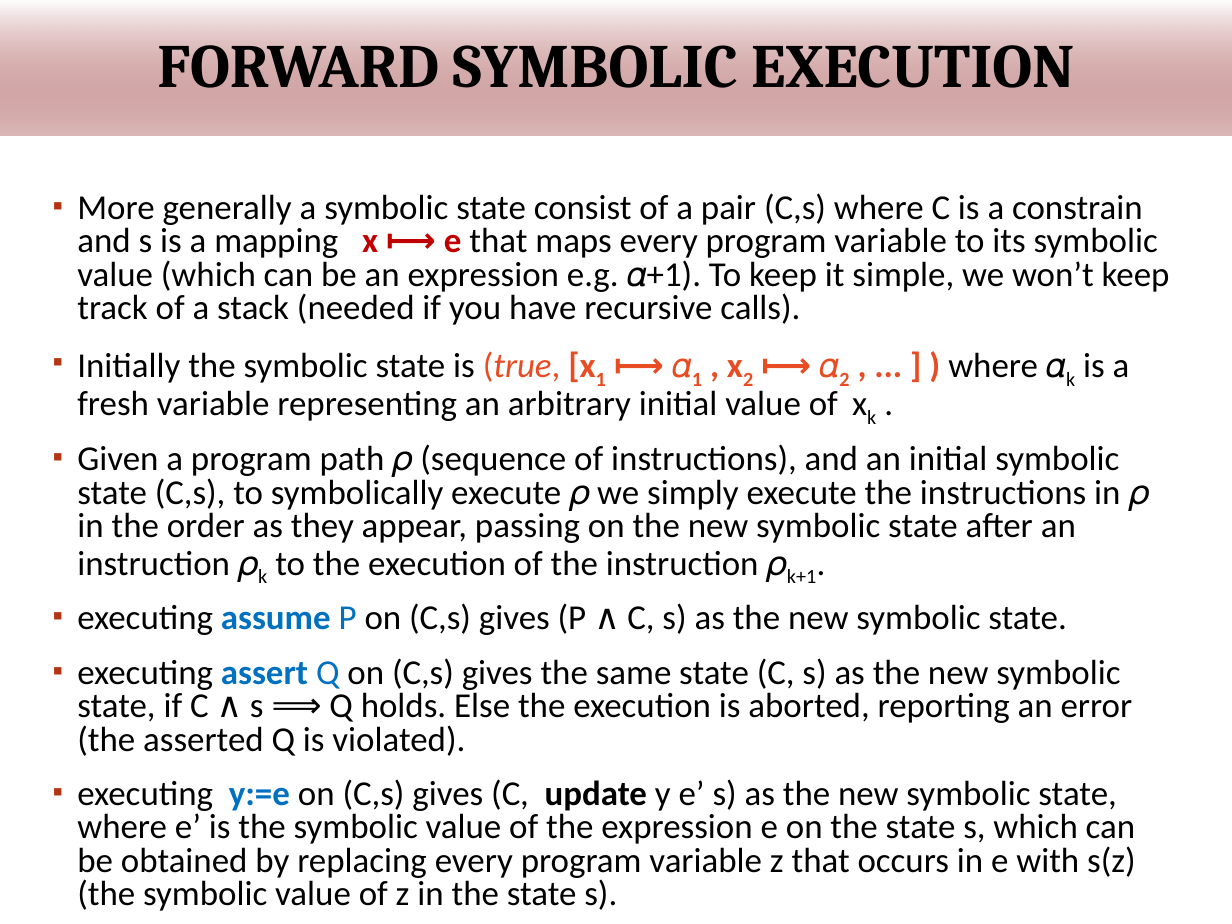
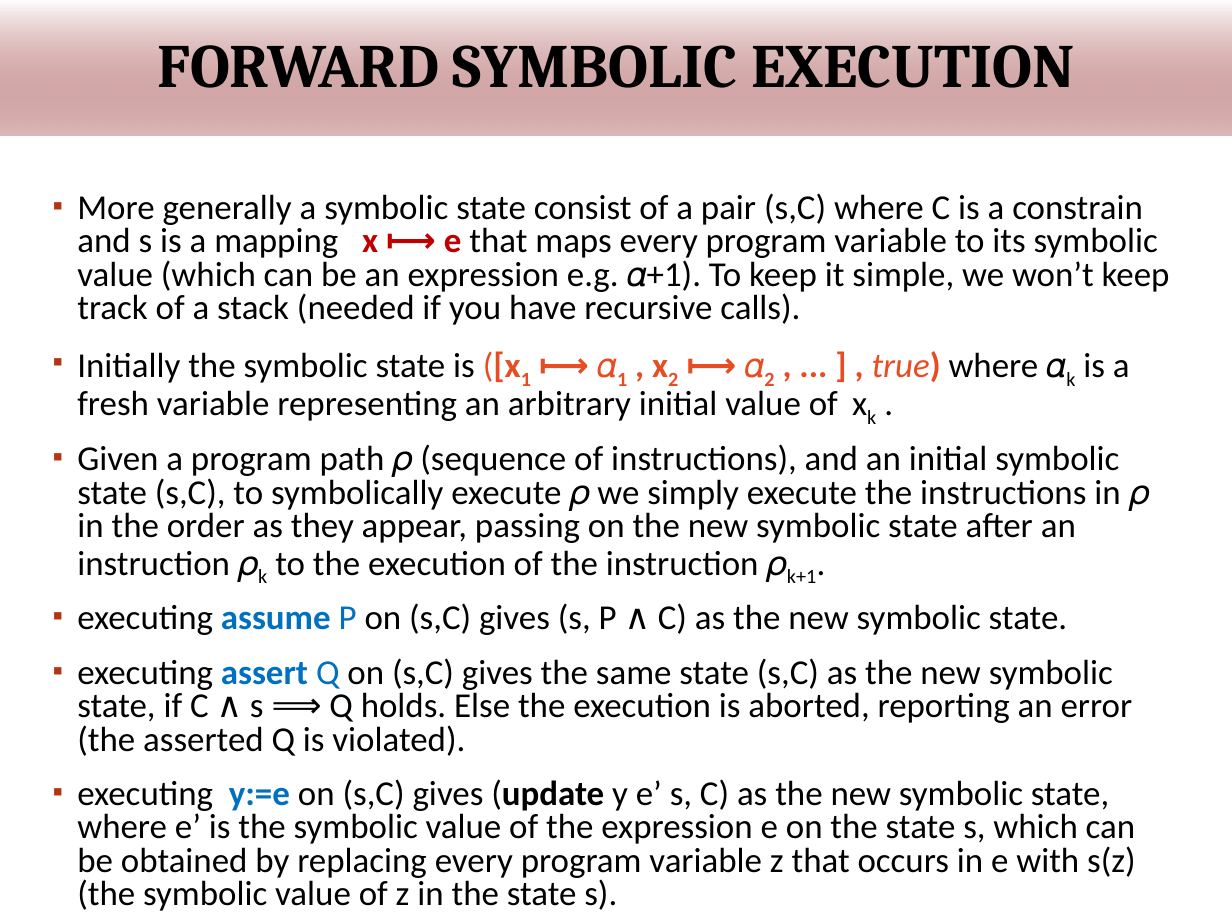
Before and after one commit to wooshrow/infopv, a slide deck: slide 27 of slides/PV_hoare.pptx. Drawn at 1232x924 pixels with LibreOffice and Linux fonts; fonts in the diff are those of the drawing; background and template pictures are left out. Boxes give left, top, right and bottom in pixels: in the first picture for what was removed or moved away, otherwise in the second. Text is boxed around its words. In the diff, an @@ line names an element or a change of style, - is before the commit and + after.

Commit message:
minor changes slides w1

```diff
--- a/slides/PV_hoare.pptx
+++ b/slides/PV_hoare.pptx
@@ text at [77, 193, 1170, 911]: text changed @@
-▪ More generally a symbolic state consist of a pair (C,s) where C is a constrain and s is a mapping x ⟼ e that maps every program variable to its symbolic value (which can be an expression e.g. 𝛼+1). To keep it simple, we won’t keep track of a stack (needed if you have recursive calls).
-▪ Initially the symbolic state is (true, [x1 ⟼ 𝛼1 , x2 ⟼ 𝛼2 , ... ] ) where 𝛼k is a fresh variable representing an arbitrary initial value of xk .
-▪ Given a program path 𝜌 (sequence of instructions), and an initial symbolic state (C,s), to symbolically execute 𝜌 we simply execute the instructions in 𝜌 in the order as they appear, passing on the new symbolic state after an instruction 𝜌k to the execution of the instruction 𝜌k+1.
-▪ executing assume P on (C,s) gives (P ∧ C, s) as the new symbolic state.
-▪ executing assert Q on (C,s) gives the same state (C, s) as the new symbolic state, if C ∧ s ⟹ Q holds. Else the execution is aborted, reporting an error (the asserted Q is violated).
-▪ executing y:=e on (C,s) gives (C, update y e’ s) as the new symbolic state, where e’ is the symbolic value of the expression e on the state s, which can be obtained by replacing every program variable z that occurs in e with s(z) (the symbolic value of z in the state s).
+▪ More generally a symbolic state consist of a pair (s,C) where C is a constrain and s is a mapping x ⟼ e that maps every program variable to its symbolic value (which can be an expression e.g. 𝛼+1). To keep it simple, we won’t keep track of a stack (needed if you have recursive calls).
+▪ Initially the symbolic state is ([x1 ⟼ 𝛼1 , x2 ⟼ 𝛼2 , ... ] , true) where 𝛼k is a fresh variable representing an arbitrary initial value of xk .
+▪ Given a program path 𝜌 (sequence of instructions), and an initial symbolic state (s,C), to symbolically execute 𝜌 we simply execute the instructions in 𝜌 in the order as they appear, passing on the new symbolic state after an instruction 𝜌k to the execution of the instruction 𝜌k+1.
+▪ executing assume P on (s,C) gives (s, P ∧ C) as the new symbolic state.
+▪ executing assert Q on (s,C) gives the same state (s,C) as the new symbolic state, if C ∧ s ⟹ Q holds. Else the execution is aborted, reporting an error (the asserted Q is violated).
+▪ executing y:=e on (s,C) gives (update y e’ s, C) as the new symbolic state, where e’ is the symbolic value of the expression e on the state s, which can be obtained by replacing every program variable z that occurs in e with s(z) (the symbolic value of z in the state s).
```
Also in this commit, not shown: 2 other slides changed, 2 other files.
